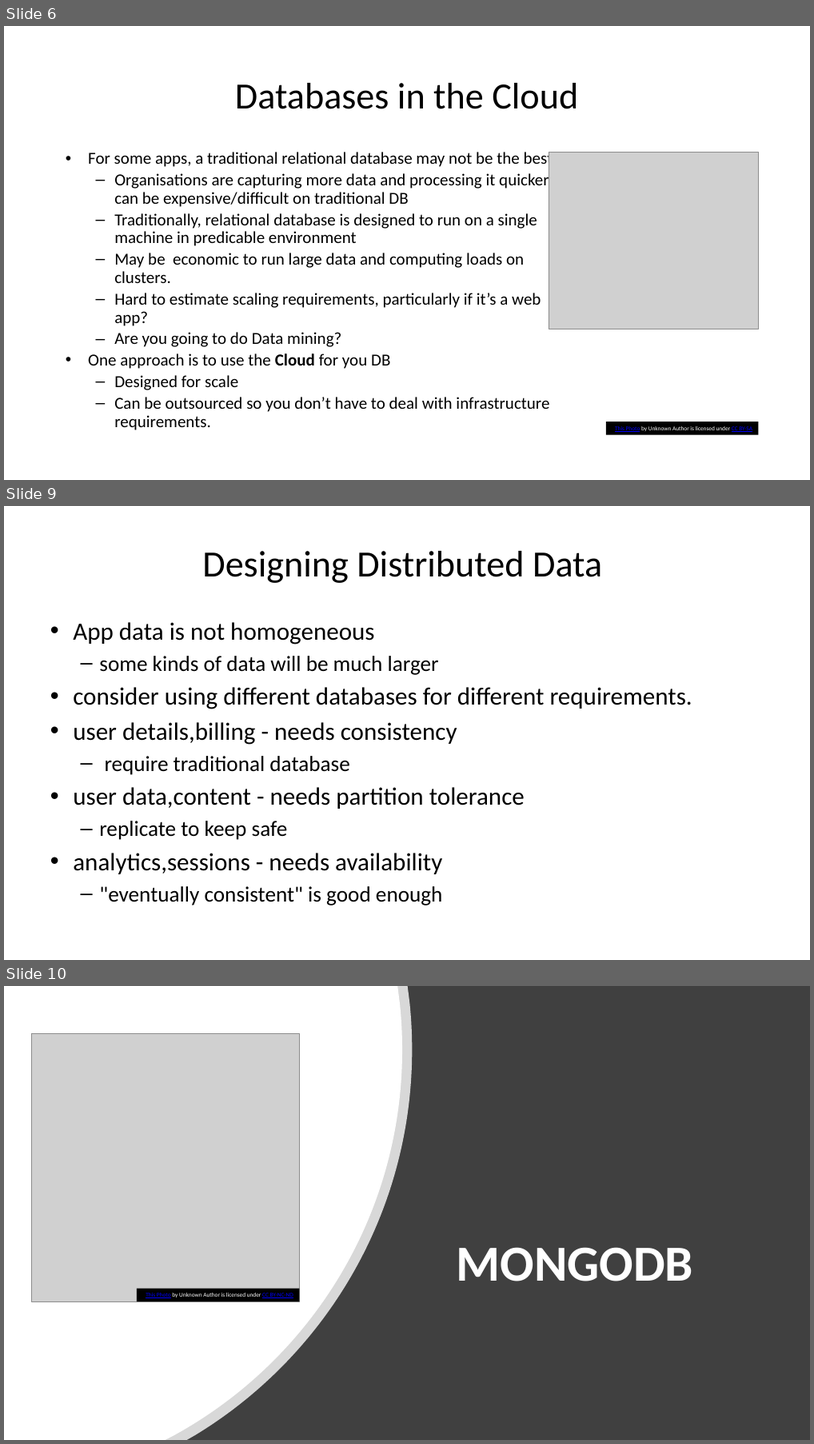
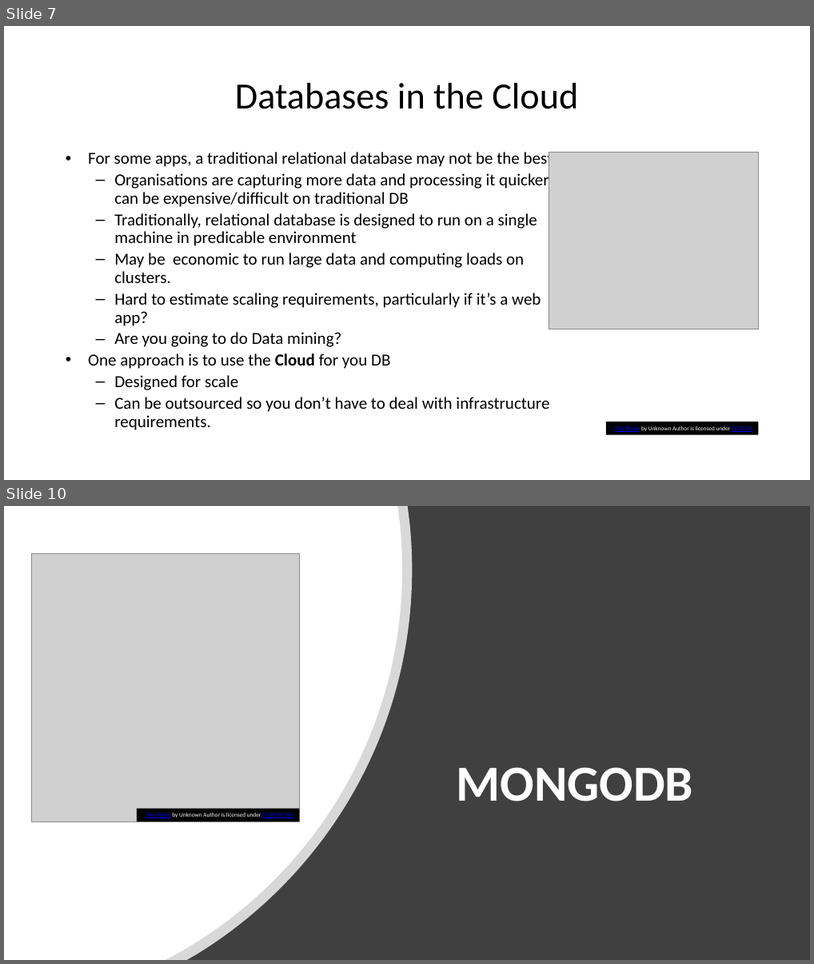
Before and after one commit to diarmuidoconnor/wad2, a slide deck: topic09/talk-0/mongoDB-2020.pptx. Shown one above the other, each under a label of ours: slides 6, 9 and 10 before the commit, slides 7 and 10 after it; the slides between them are not shown. The pictures are 814x1444 and 814x964 pixels, drawn with LibreOffice and Linux fonts; fonts in the diff are those of the drawing; grey boxes stand for pictures. Boxes give left, top, right and bottom in pixels: in the first picture for what was removed or moved away, otherwise in the second. Text is boxed around its words. In the diff, an @@ line names an element or a change of style, - is before the commit and + after.

```diff
--- a/topic09/talk-0/mongoDB-2020.pptx
+++ b/topic09/talk-0/mongoDB-2020.pptx
@@ slide 9 removed at (4, 506, 810, 960), background #FFFFFF @@
@@ title removed at (202, 551, 602, 583) @@
-Designing Distributed Data
@@ text removed at (73, 622, 693, 905) @@
-• App data is not homogeneous
-  – some kinds of data will be much larger
-• consider using different databases for different requirements.
-• user details,billing - needs consistency
-  – require traditional database
-• user data,content - needs partition tolerance
-  – replicate to keep safe
-• analytics,sessions - needs availability
-  – "eventually consistent" is good enough
@@ what was slide 6 is now slide 7 @@
```
Also in this commit, not shown: 4 slides changed, 1 slide added, 23 other files.
